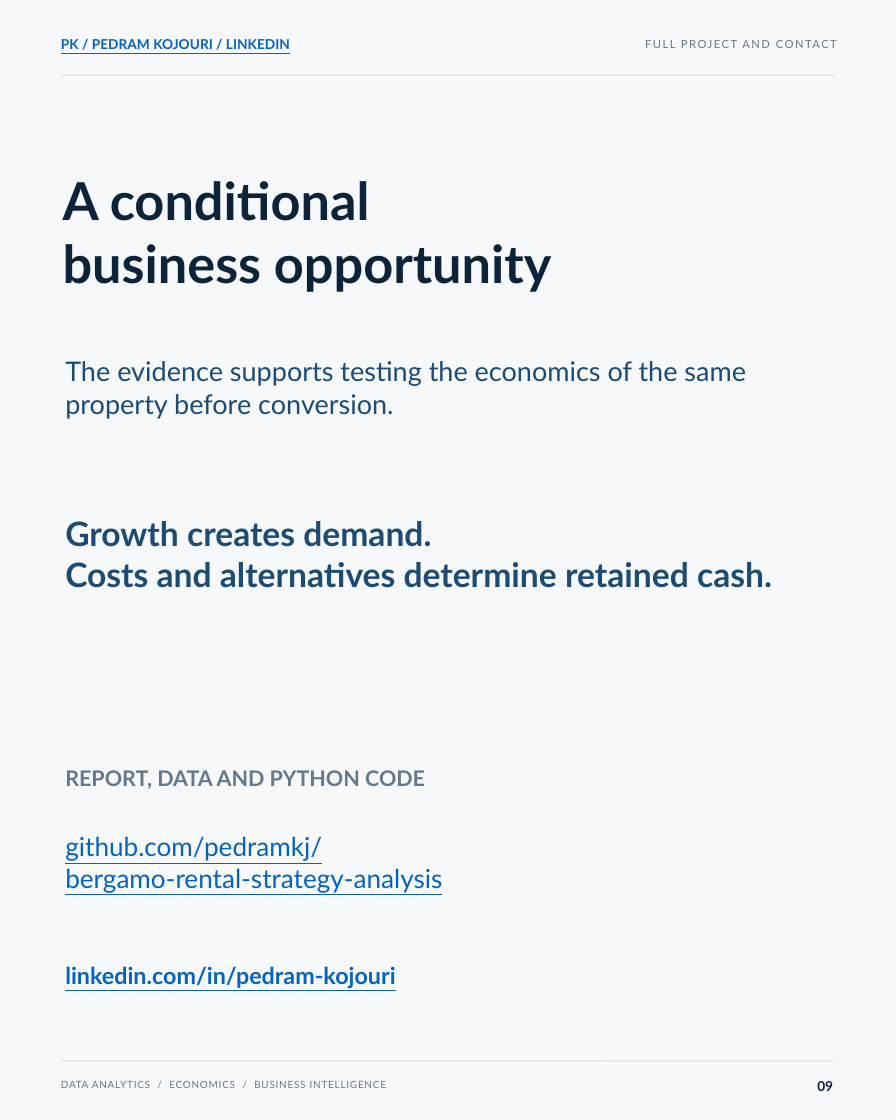
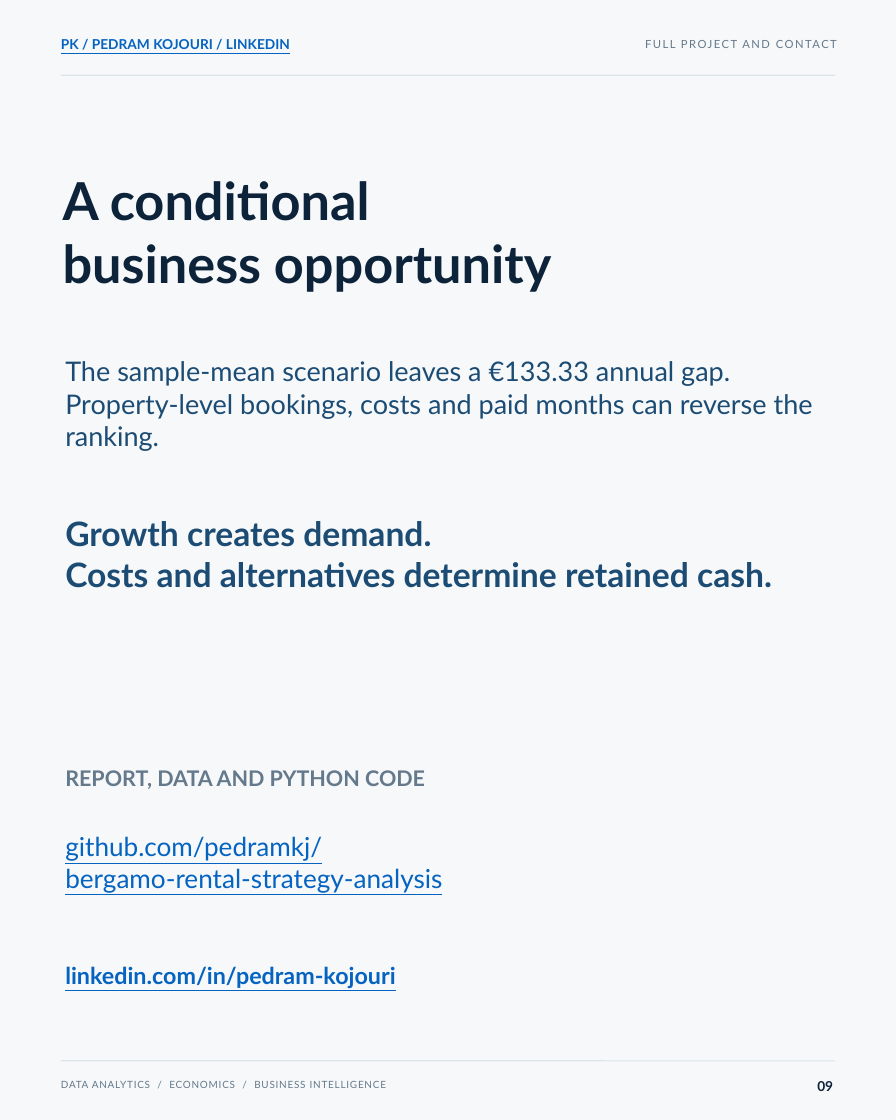
Before and after one commit to pedramkj/bergamo-rental-strategy-analysis, a slide deck: slide 9 of publication/Bergamo_LinkedIn_Carousel_EN_Final.pptx. Drawn at 896x1120 pixels with LibreOffice and Linux fonts; fonts in the diff are those of the drawing. Boxes give left, top, right and bottom in pixels: in the first picture for what was removed or moved away, otherwise in the second. Text is boxed around its words. In the diff, an @@ line names an element or a change of style, - is before the commit and + after.

```diff
--- a/publication/Bergamo_LinkedIn_Carousel_EN_Final.pptx
+++ b/publication/Bergamo_LinkedIn_Carousel_EN_Final.pptx
@@ text at <box>65,361,813,451</box>: text changed @@
-The evidence supports testing the economics of the same property before conversion.
+The sample-mean scenario leaves a €133.33 annual gap. Property-level bookings, costs and paid months can reverse the ranking.
```
Also in this commit, not shown: 4 other slides changed, 39 other files.
